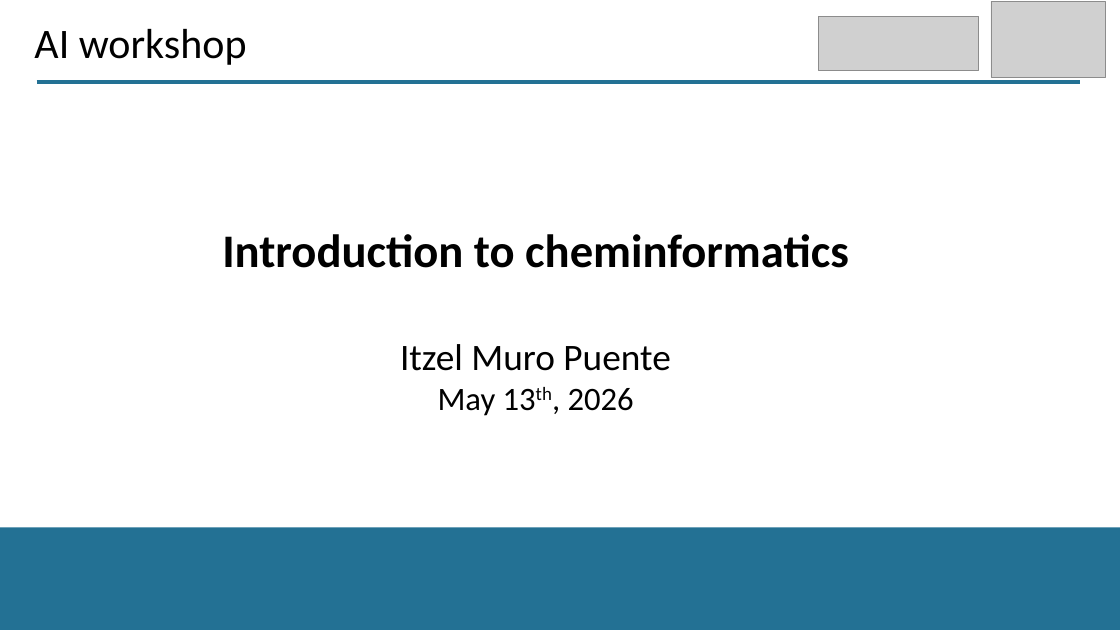
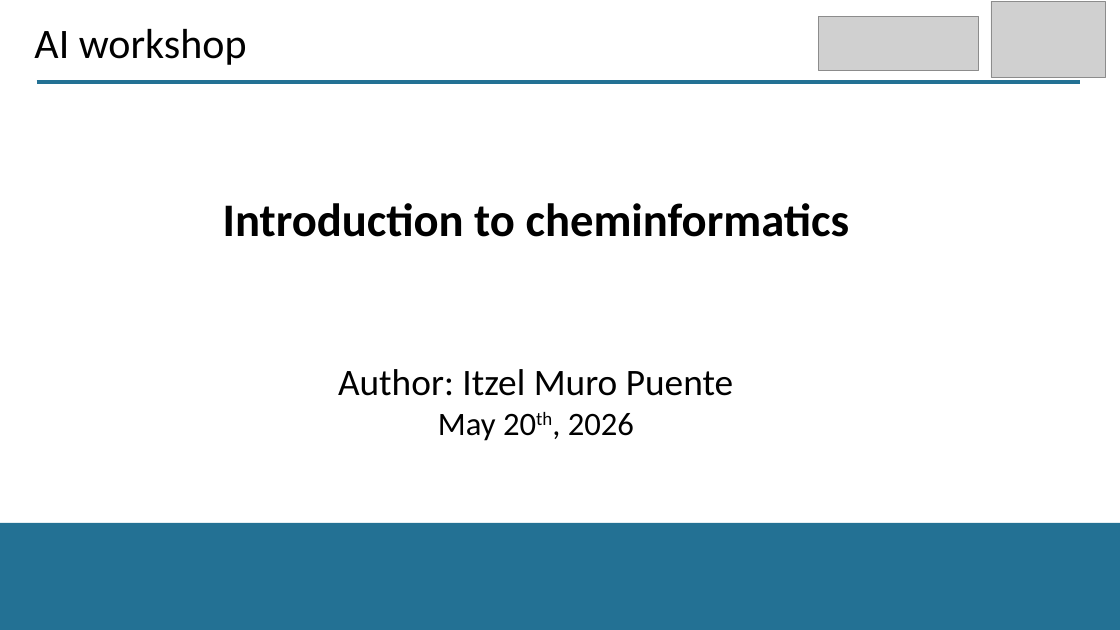
Before and after one commit to camlcworkshop/camlcworkshop.github.io, a slide deck: slide 1 of Sessions/Moran/Introduction_to_cheminformatics.pptx. Drawn at 1120x630 pixels with LibreOffice and Linux fonts; fonts in the diff are those of the drawing; grey boxes stand for pictures; background and template pictures are left out. Boxes give left, top, right and bottom in pixels: in the first picture for what was removed or moved away, otherwise in the second. Text is boxed around its words. In the diff, an @@ line names an element or a change of style, - is before the commit and + after.

```diff
--- a/Sessions/Moran/Introduction_to_cheminformatics.pptx
+++ b/Sessions/Moran/Introduction_to_cheminformatics.pptx
@@ text "Introduction to cheminformatics": place and size @@
-text "Introduction to cheminformatics" at bbox=[222, 234, 849, 416]
+text "Introduction to cheminformatics" at bbox=[223, 203, 850, 441]
@@ text at bbox=[338, 369, 733, 441]: text changed @@
-Itzel Muro Puente
-May 13th, 2026
+Author: Itzel Muro Puente
+May 20th, 2026
@@ rectangle: place and size @@
-rectangle at bbox=[0, 528, 1120, 630]
+rectangle at bbox=[0, 523, 1120, 630]
```
Also in this commit, not shown: 3 slides added, 17 other files.
